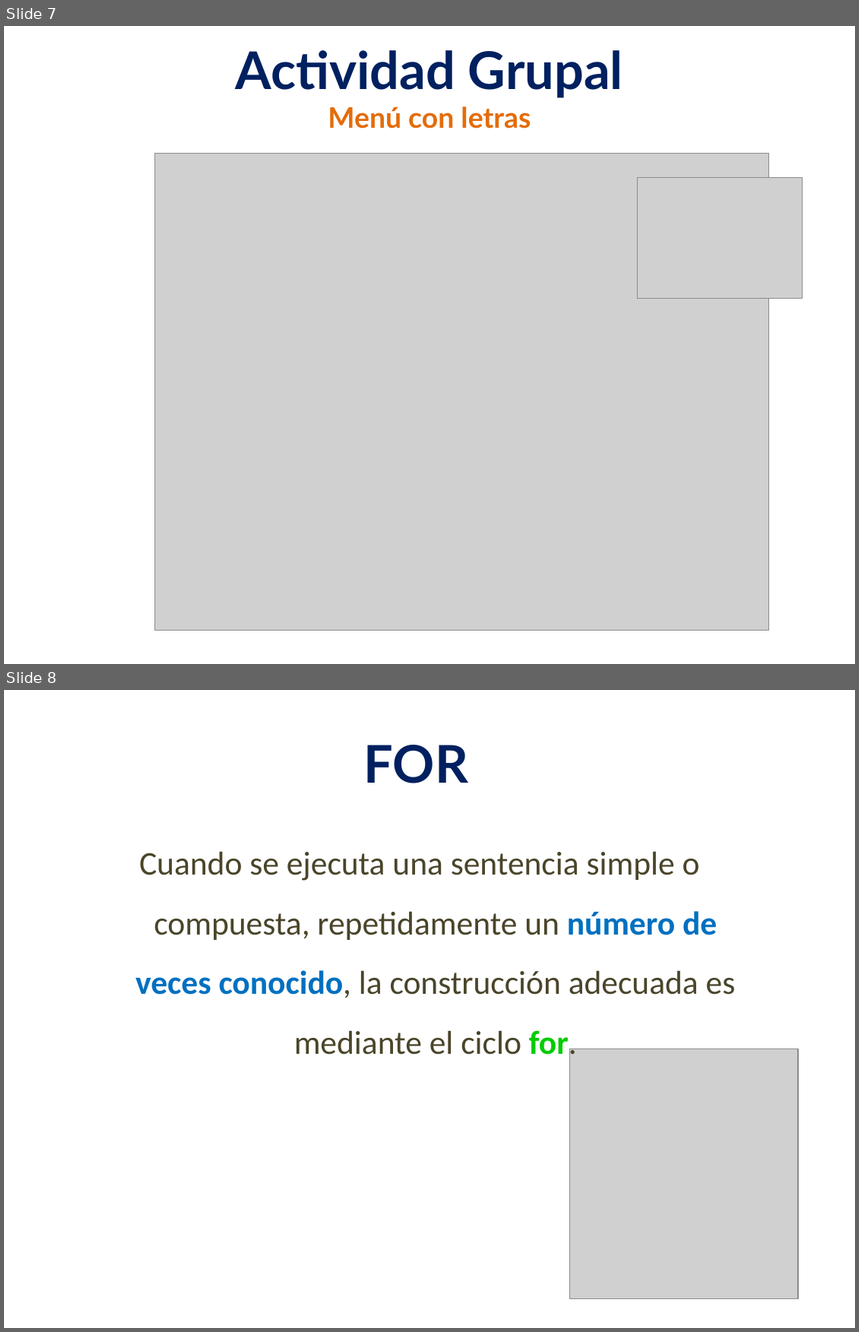
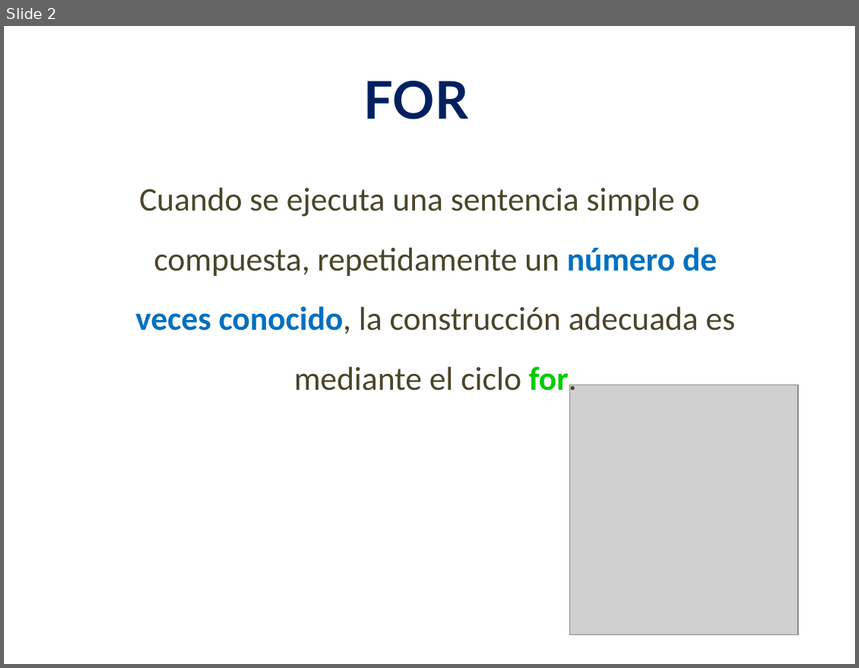
Before and after one commit to lizetheP/Analitica, a slide deck: CalendarioAgo2022/presentaciones/6_For.pptx. Shown one above the other, each under a label of ours: slides 7 and 8 before the commit, slide 2 after it. The pictures are 859x1332 and 859x668 pixels, drawn with LibreOffice and Linux fonts; fonts in the diff are those of the drawing; grey boxes stand for pictures. Boxes give left, top, right and bottom in pixels: in the first picture for what was removed or moved away, otherwise in the second. Text is boxed around its words. In the diff, an @@ line names an element or a change of style, - is before the commit and + after.

```diff
--- a/CalendarioAgo2022/presentaciones/6_For.pptx
+++ b/CalendarioAgo2022/presentaciones/6_For.pptx
@@ slide 7 removed at [4, 26, 855, 664], background #FFFFFF @@
@@ text removed at [236, 50, 623, 129] @@
-Actividad Grupal
-Menú con letras
@@ picture removed at [154, 154, 769, 630] @@
@@ picture removed at [637, 177, 803, 298] @@
@@ what was slide 8 is now slide 2 @@
```
Also in this commit, not shown: 1 slide changed, 6 other slides removed, 14 other files.
